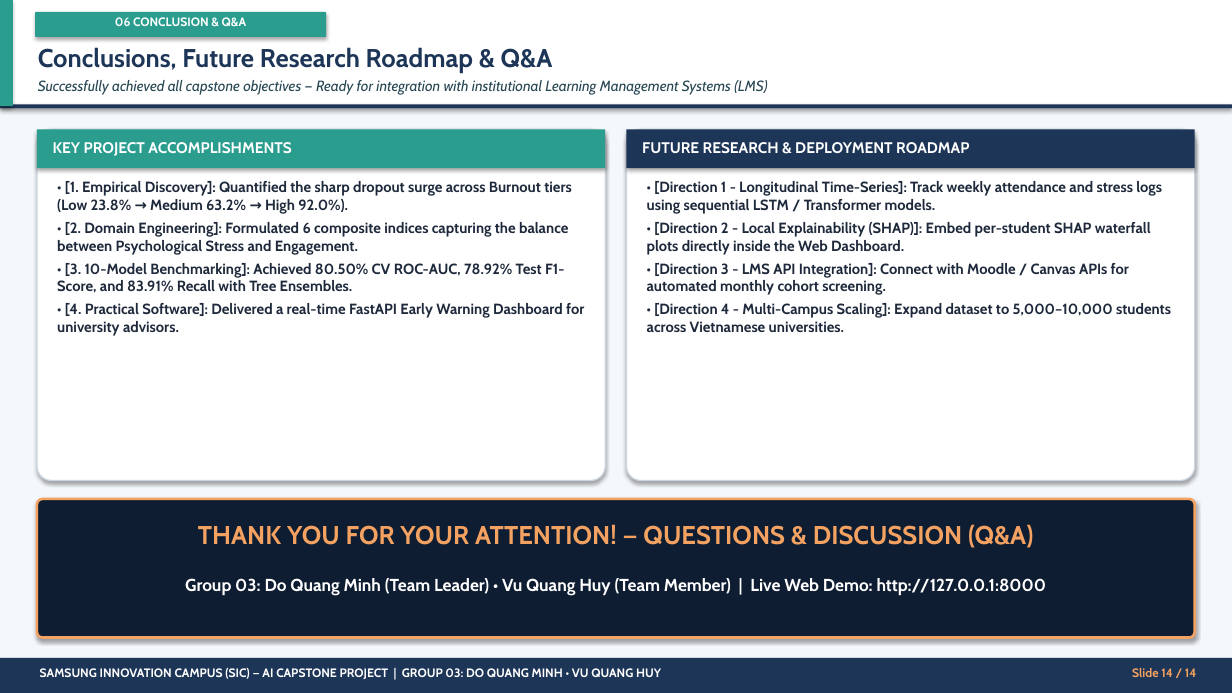
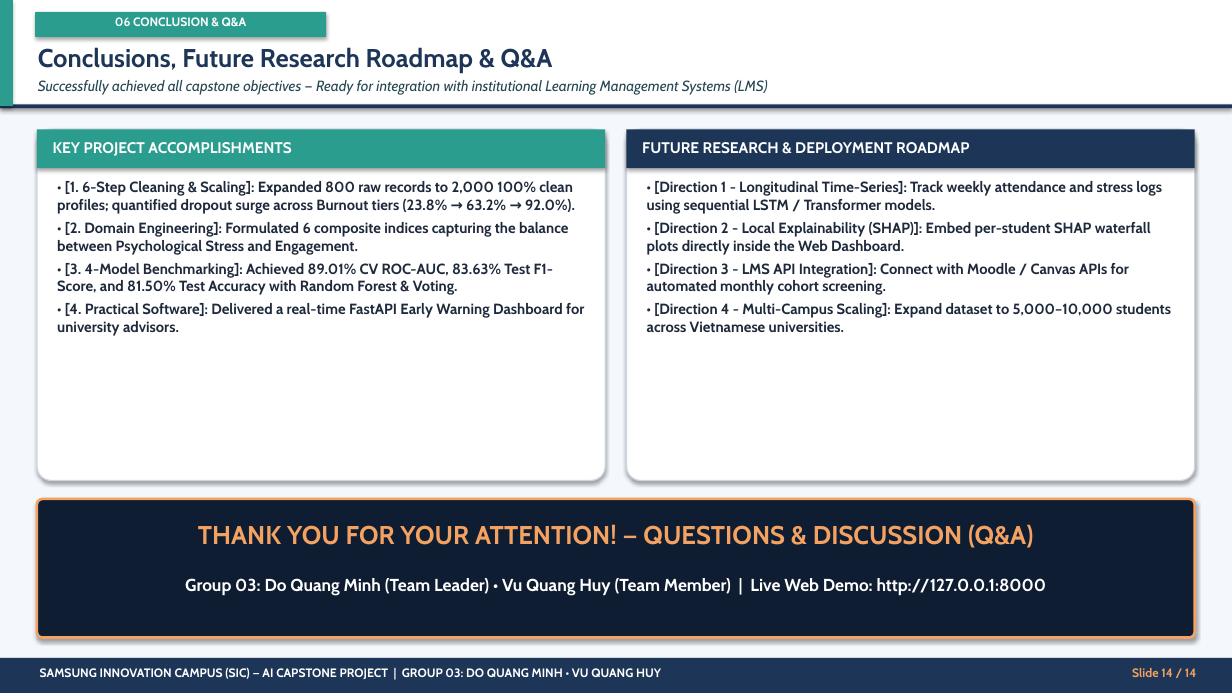
Before and after one commit to mrminh836/Student_Burnout, a slide deck: slide 14 of SIC_Documents_EN/SIC_AI_Capstone Project_Presentation Slide Template.pptx. Drawn at 1232x693 pixels with LibreOffice and Linux fonts; fonts in the diff are those of the drawing. Boxes give left, top, right and bottom in pixels: in the first picture for what was removed or moved away, otherwise in the second. Text is boxed around its words. In the diff, an @@ line names an element or a change of style, - is before the commit and + after.

```diff
--- a/SIC_Documents_EN/SIC_AI_Capstone Project_Presentation Slide Template.pptx
+++ b/SIC_Documents_EN/SIC_AI_Capstone Project_Presentation Slide Template.pptx
@@ text at <box>57,181,575,214</box>: text changed @@
-• [1. Empirical Discovery]: Quantified the sharp dropout surge across Burnout tiers (Low 23.8% → Medium 63.2% → High 92.0%).
+• [1. 6-Step Cleaning & Scaling]: Expanded 800 raw records to 2,000 100% clean profiles; quantified dropout surge across Burnout tiers (23.8% → 63.2% → 92.0%).
@@ text at <box>57,263,553,295</box>: text changed @@
-• [3. 10-Model Benchmarking]: Achieved 80.50% CV ROC-AUC, 78.92% Test F1-Score, and 83.91% Recall with Tree Ensembles.
+• [3. 4-Model Benchmarking]: Achieved 89.01% CV ROC-AUC, 83.63% Test F1-Score, and 81.50% Test Accuracy with Random Forest & Voting.
```
Also in this commit, not shown: 5 other slides changed, 5 other files.
